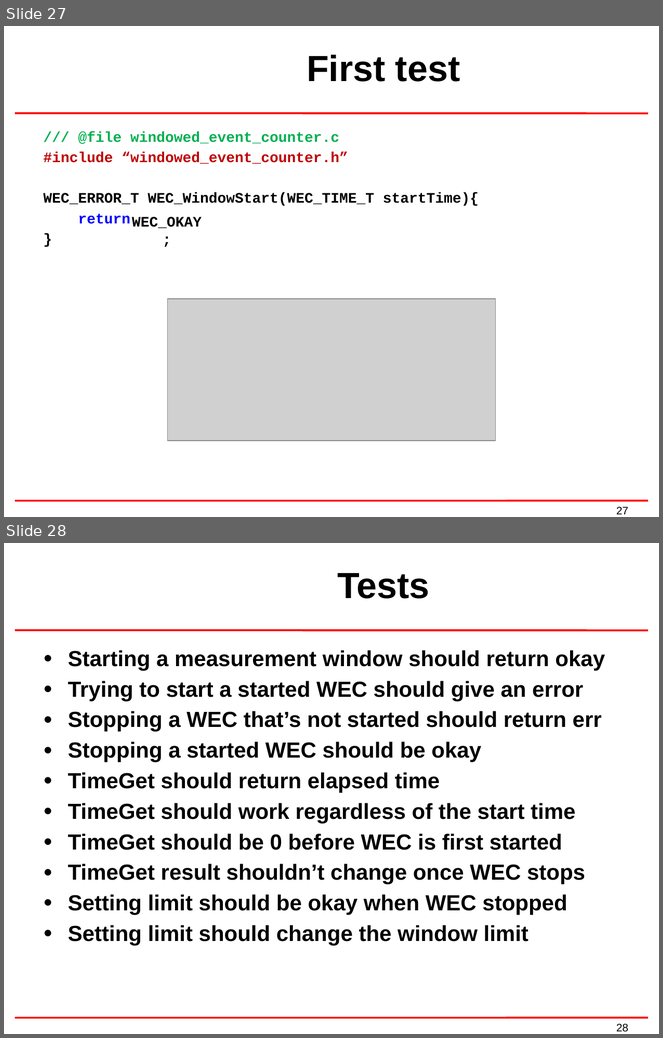
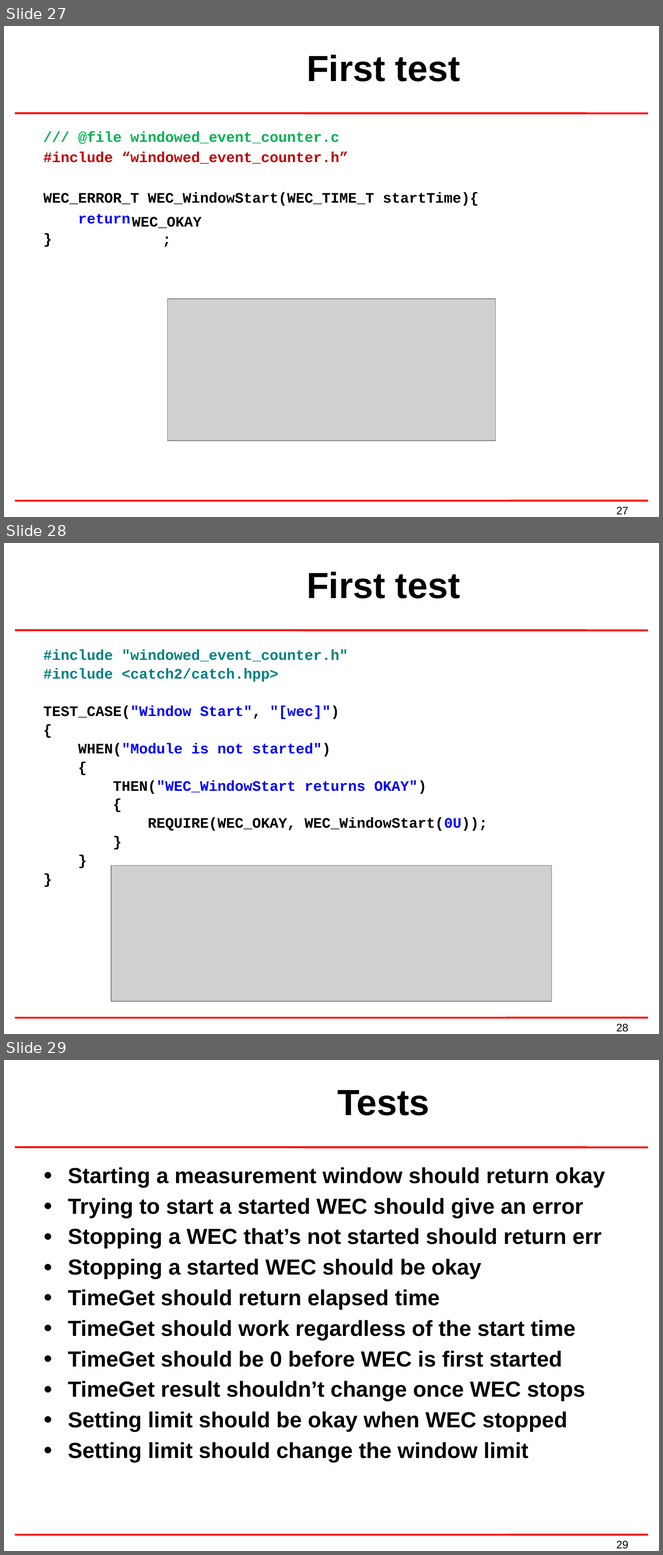
Before and after one commit to drbartling/presentations, a slide deck: intro_to_tdd/Intro to TDD.pptx. Shown one above the other, each under a label of ours: slides 27 and 28 before the commit, slides 27, 28 and 29 after it. The pictures are 663x1038 and 663x1555 pixels, drawn with LibreOffice and Linux fonts; fonts in the diff are those of the drawing; grey boxes stand for pictures; background and template pictures are left out. Boxes give left, top, right and bottom in pixels: in the first picture for what was removed or moved away, otherwise in the second. Text is boxed around its words. In the diff, an @@ line names an element or a change of style, - is before the commit and + after.

Commit message:
Add examples of Catch2 usage

```diff
--- a/intro_to_tdd/Intro to TDD.pptx
+++ b/intro_to_tdd/Intro to TDD.pptx
@@ slide 28 added at bbox=[4, 543, 659, 1034], background #FFFFFF; not listed: 3 template elements that a slide beside it also shows @@
@@ title added at bbox=[307, 572, 460, 599], 40 pt, text #000000, bold @@
+First test
@@ text added at bbox=[44, 650, 488, 831], 16 pt, text #0000FF, bold @@
+#include "windowed_event_counter.h"
+#include <catch2/catch.hpp>
+TEST_CASE("Window Start", "[wec]")
+{
+WHEN("Module is not started")
+{
+THEN("WEC_WindowStart returns OKAY")
+{
+REQUIRE(WEC_OKAY, WEC_WindowStart(0U));
+}
+}
+}
@@ picture added at bbox=[112, 866, 553, 1002] @@
@@ what was slide 28 is now slide 29 @@
@@ page number at bbox=[617, 1541, 629, 1549]: text changed @@
-28
+29
```
Also in this commit, not shown: 2 slides changed, 1 other slide added, 1 slide removed.
